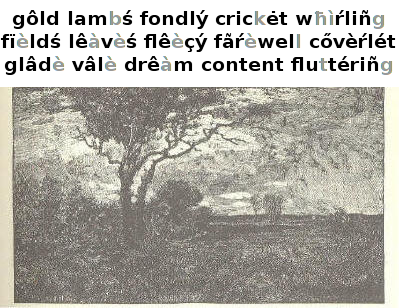
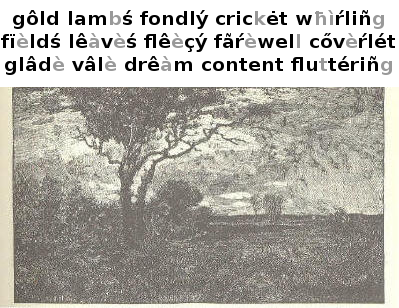
Before/after of a 399 × 308 layered artwork. What changed in the layer stack:
painted on "gôld lambś fondlý crickėt wħìŕ..." over (0, 10, 396, 75)
